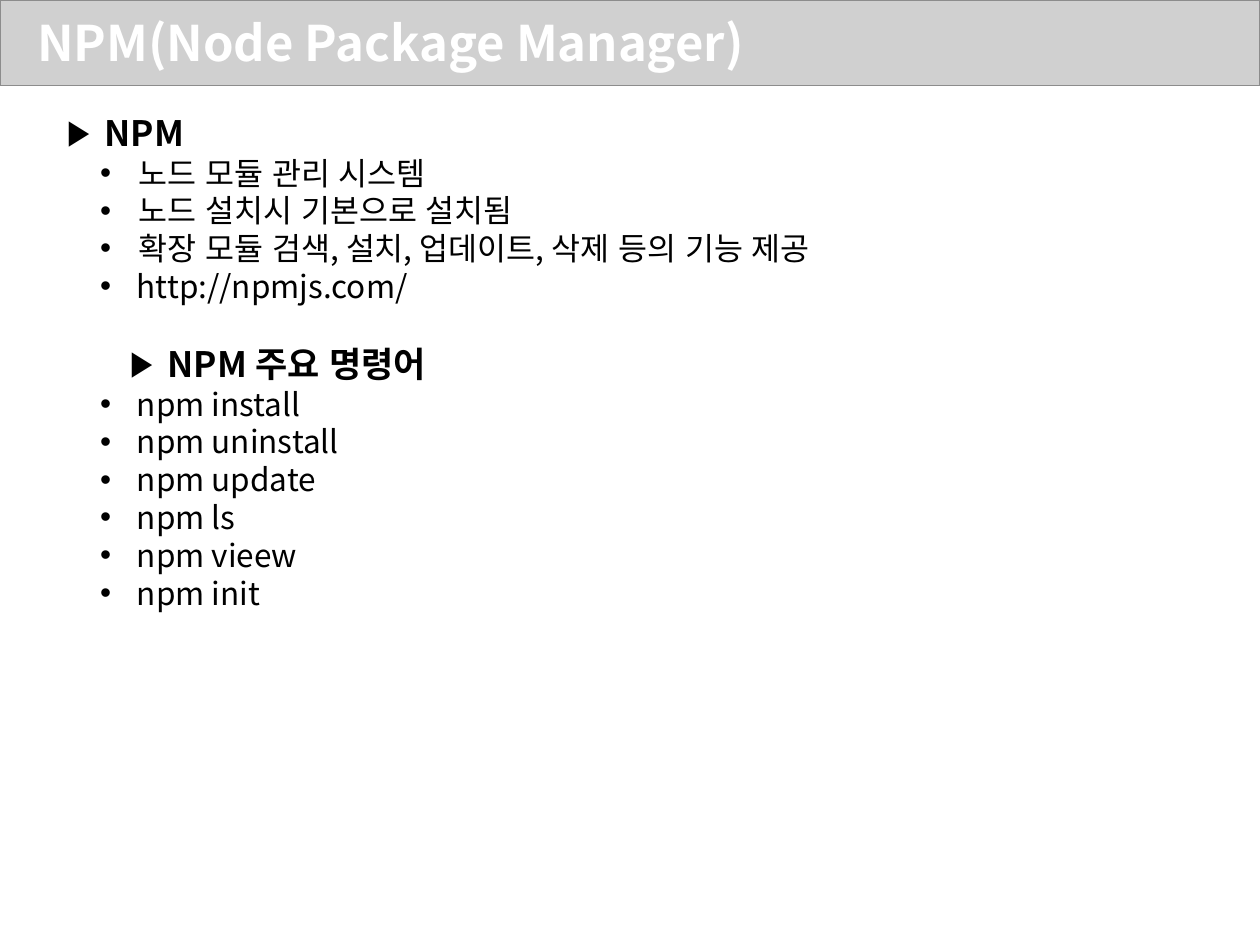
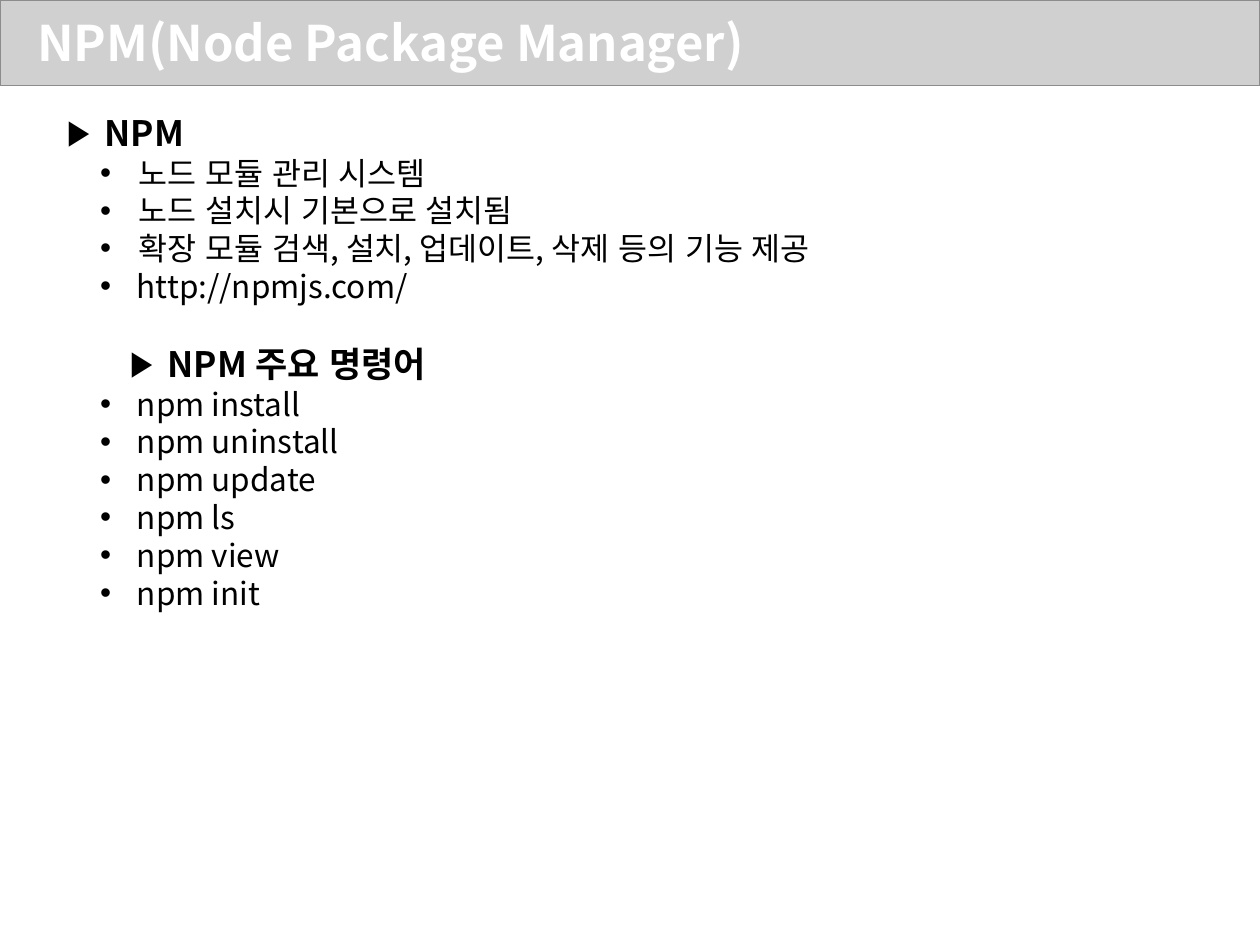
Before and after one commit to eejx0/nodejs202307, a slide deck: slide 5 of ppt/02.모듈과 전역개체.pptx. Drawn at 1260x945 pixels with LibreOffice and Linux fonts; fonts in the diff are those of the drawing; grey boxes stand for pictures. Boxes give left, top, right and bottom in pixels: in the first picture for what was removed or moved away, otherwise in the second. Text is boxed around its words. In the diff, an @@ line names an element or a change of style, - is before the commit and + after.

```diff
--- a/ppt/02.모듈과 전역개체.pptx
+++ b/ppt/02.모듈과 전역개체.pptx
@@ text at <box>137,535,280,575</box>: text changed @@
-  • npm vieew
+  • npm view
```
Also in this commit, not shown: 3 other files.
